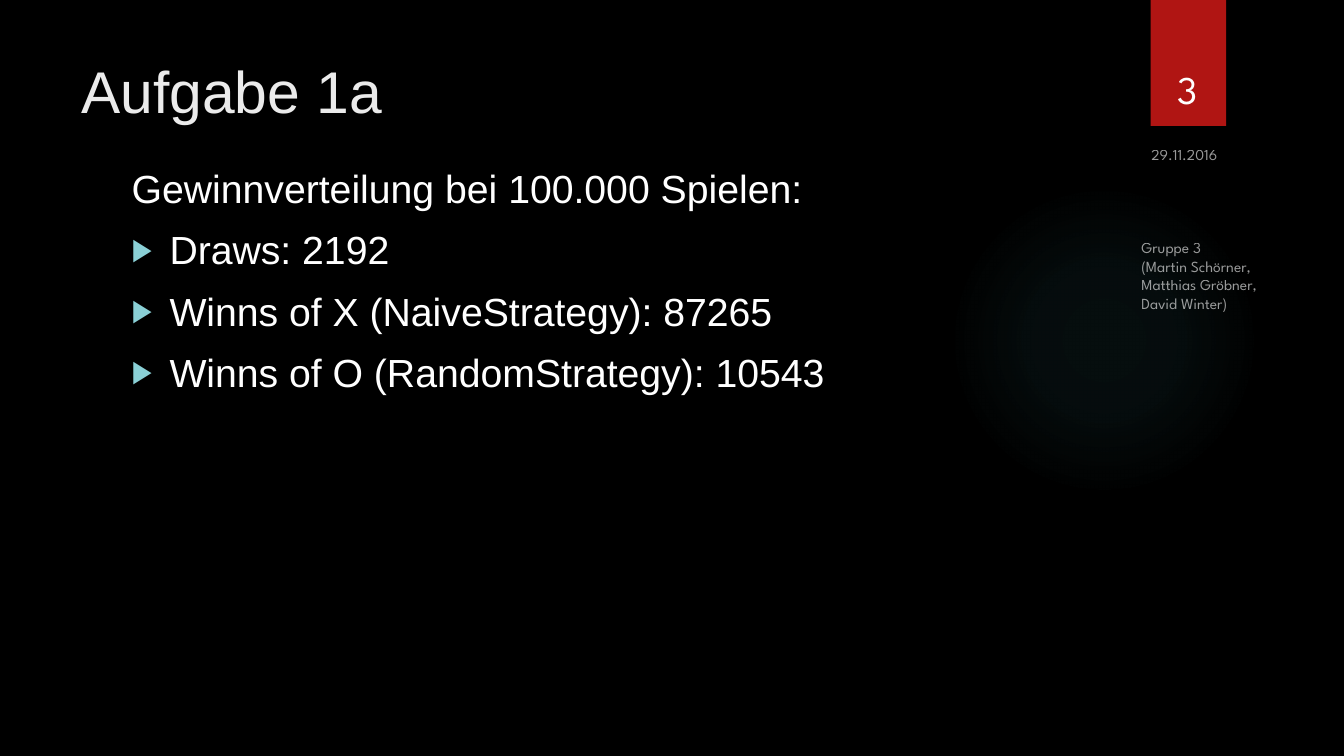
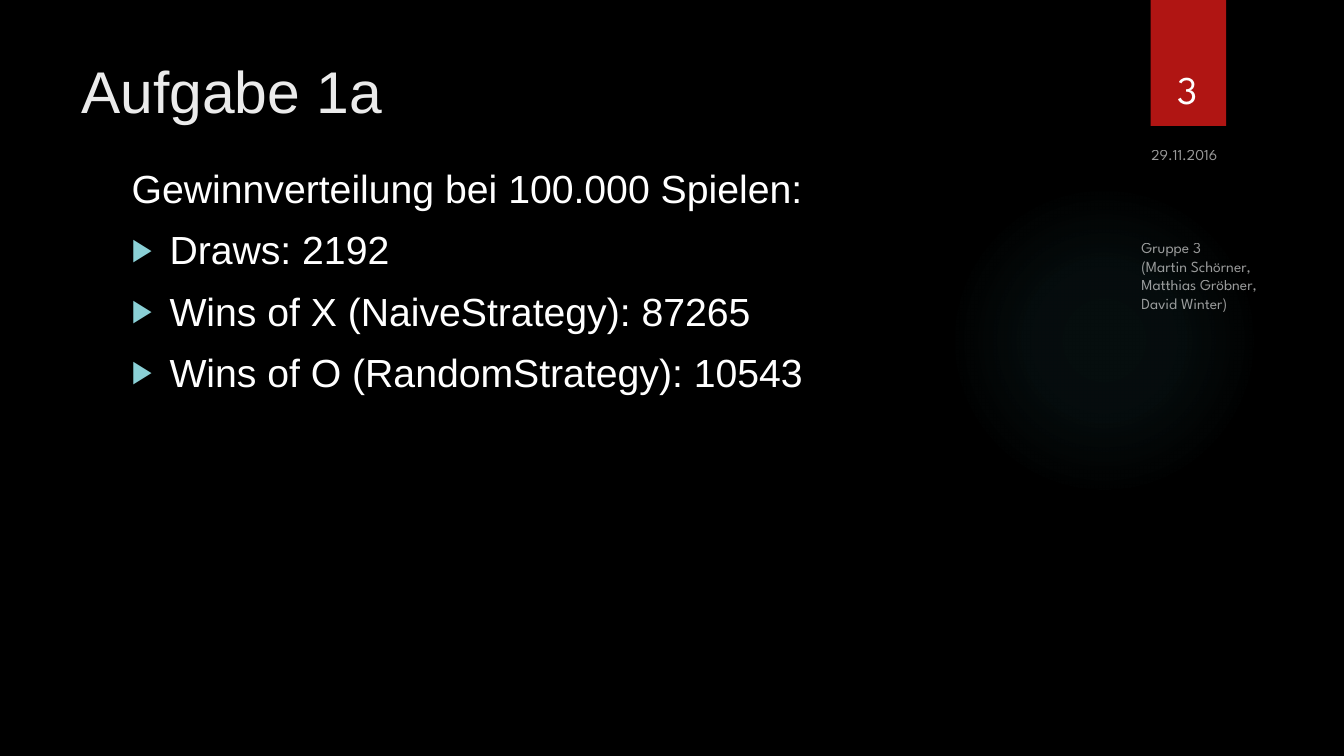
Before and after one commit to SOAS-Uni-Augsburg/ws16-17-group-03, a slide deck: slide 3 of Blatt-06/Präsentation.pptx. Drawn at 1344x756 pixels with LibreOffice and Linux fonts; fonts in the diff are those of the drawing; background and template pictures are left out. Boxes give left, top, right and bottom in pixels: in the first picture for what was removed or moved away, otherwise in the second. Text is boxed around its words. In the diff, an @@ line names an element or a change of style, - is before the commit and + after.

Commit message:
SOAS-6_1: code for Aufgabe c + d

```diff
--- a/Blatt-06/Präsentation.pptx
+++ b/Blatt-06/Präsentation.pptx
@@ text at (170,297,803,395): text changed @@
-▶ Winns of X (NaiveStrategy): 87265
-▶ Winns of O (RandomStrategy): 10543
+▶ Wins of X (NaiveStrategy): 87265
+▶ Wins of O (RandomStrategy): 10543
```
Also in this commit, not shown: 3 other slides changed, 2 slides added, 5 other files.
